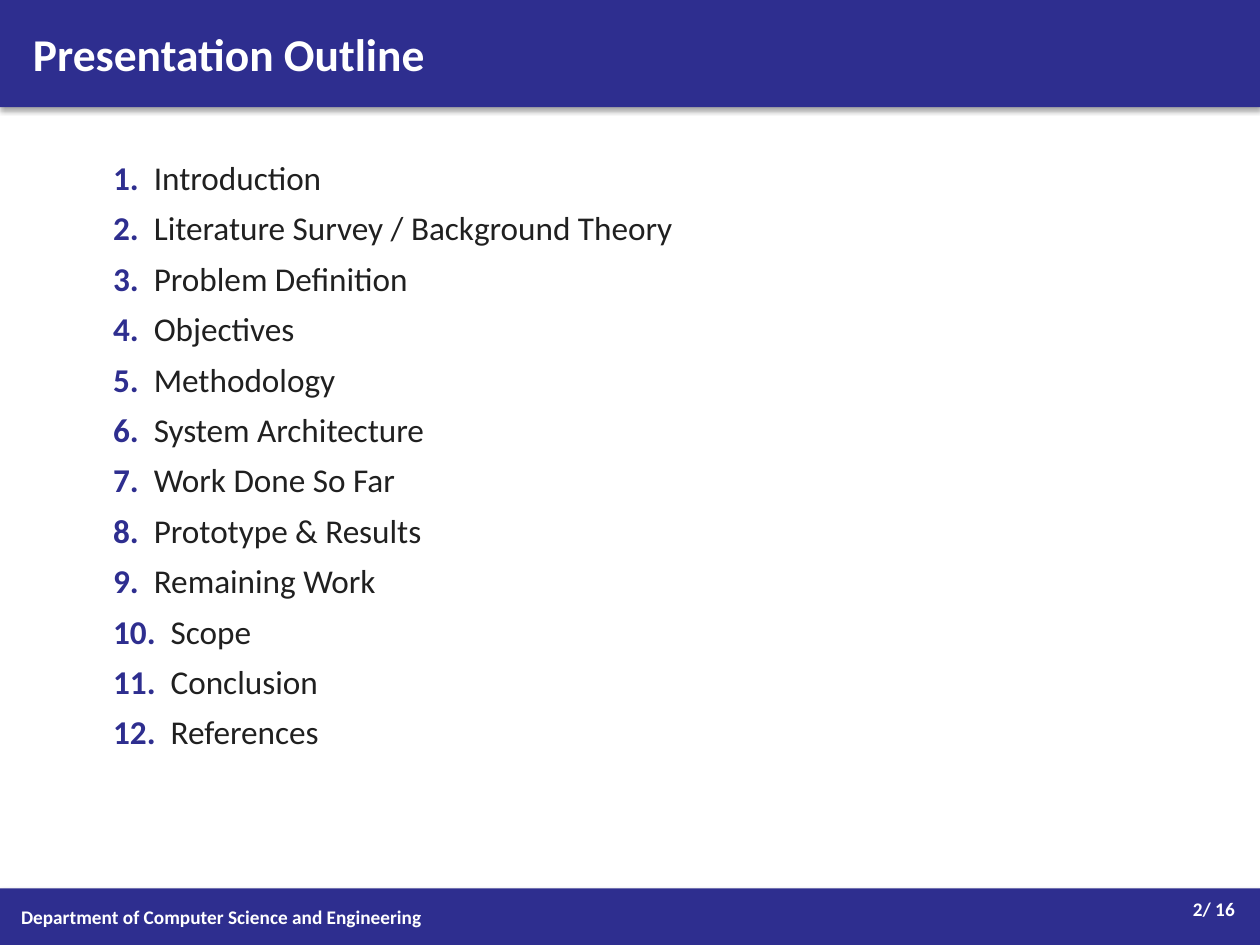
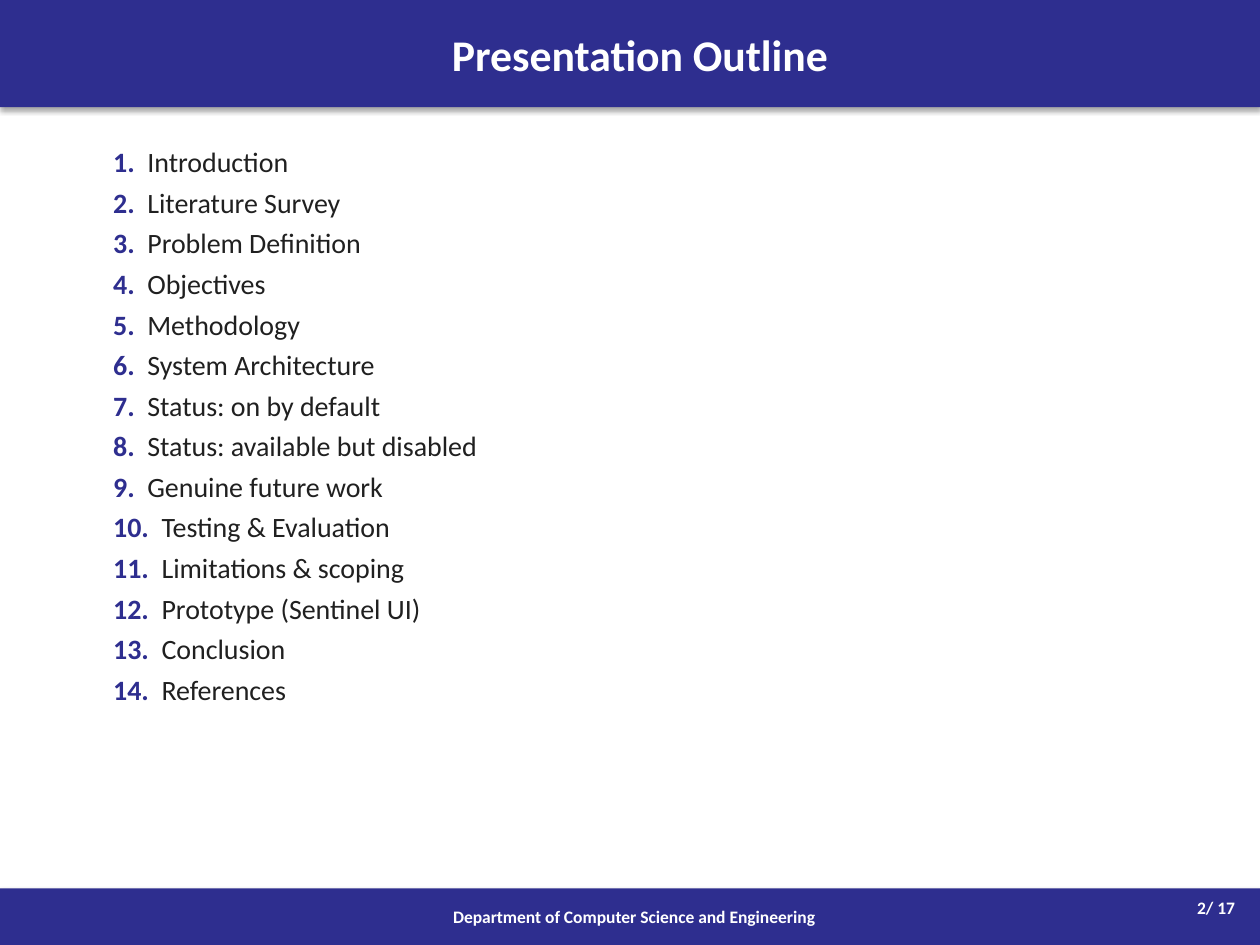
Before and after one commit to Advityaa/fake-url-detection, a slide deck: slide 2 of Project_Progress_Presentation.pptx. Drawn at 1260x945 pixels with LibreOffice and Linux fonts; fonts in the diff are those of the drawing. Boxes give left, top, right and bottom in pixels: in the first picture for what was removed or moved away, otherwise in the second. Text is boxed around its words. In the diff, an @@ line names an element or a change of style, - is before the commit and + after.

```diff
--- a/Project_Progress_Presentation.pptx
+++ b/Project_Progress_Presentation.pptx
@@ rectangle "Presentation Outline" at box(0, 0, 1260, 107): size 26 to 25 pt; alignment left to centre @@
@@ text "1. Introduction": place and size @@
-text "1. Introduction" at box(113, 167, 672, 745)
+text "1. Introduction" at box(113, 152, 477, 700)
@@ text at box(113, 152, 374, 380): size 19 to 16 pt in "1. Introduction", "3. Problem Definition", "4. Objectives", "5. Methodology" and 1 more places; less space between paragraphs @@
@@ text at box(113, 194, 340, 218): text changed; size 19 to 16 pt @@
-2. Literature Survey / Background Theory
+2. Literature Survey
@@ text at box(113, 396, 477, 700): text changed; size 19 to 16 pt @@
-7. Work Done So Far
-8. Prototype & Results
-9. Remaining Work
-10. Scope
-11. Conclusion
-12. References
+7. Status: on by default
+8. Status: available but disabled
+9. Genuine future work
+10. Testing & Evaluation
+11. Limitations & scoping
+12. Prototype (Sentinel UI)
+13. Conclusion
+14. References
@@ rectangle "Department of Computer Science and ..." at box(0, 888, 1260, 945): size 11 to 10 pt; alignment left to centre @@
@@ text at box(1197, 901, 1235, 915): text changed; size 11 to 10 pt @@
-2/ 16
+2/ 17
```
Also in this commit, not shown: 9 other slides changed, 7 slides added, 6 slides removed, 3 other files.
